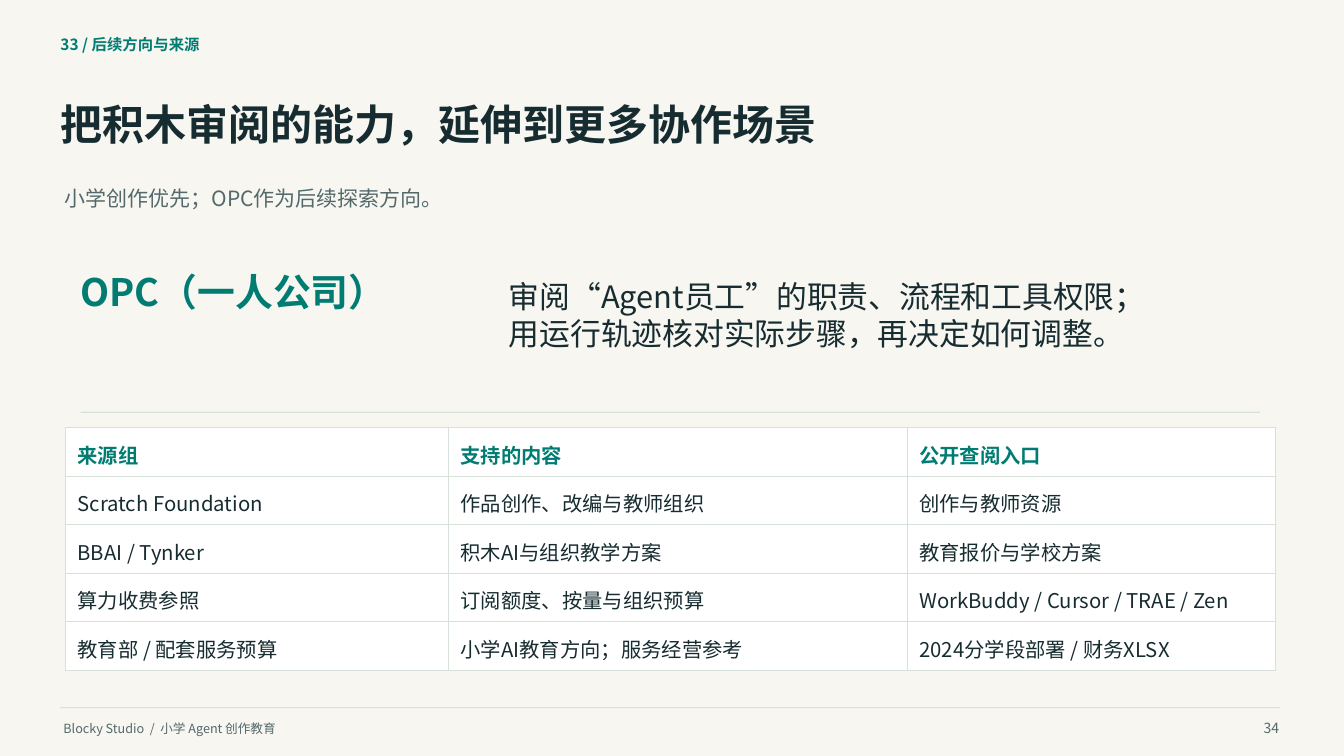
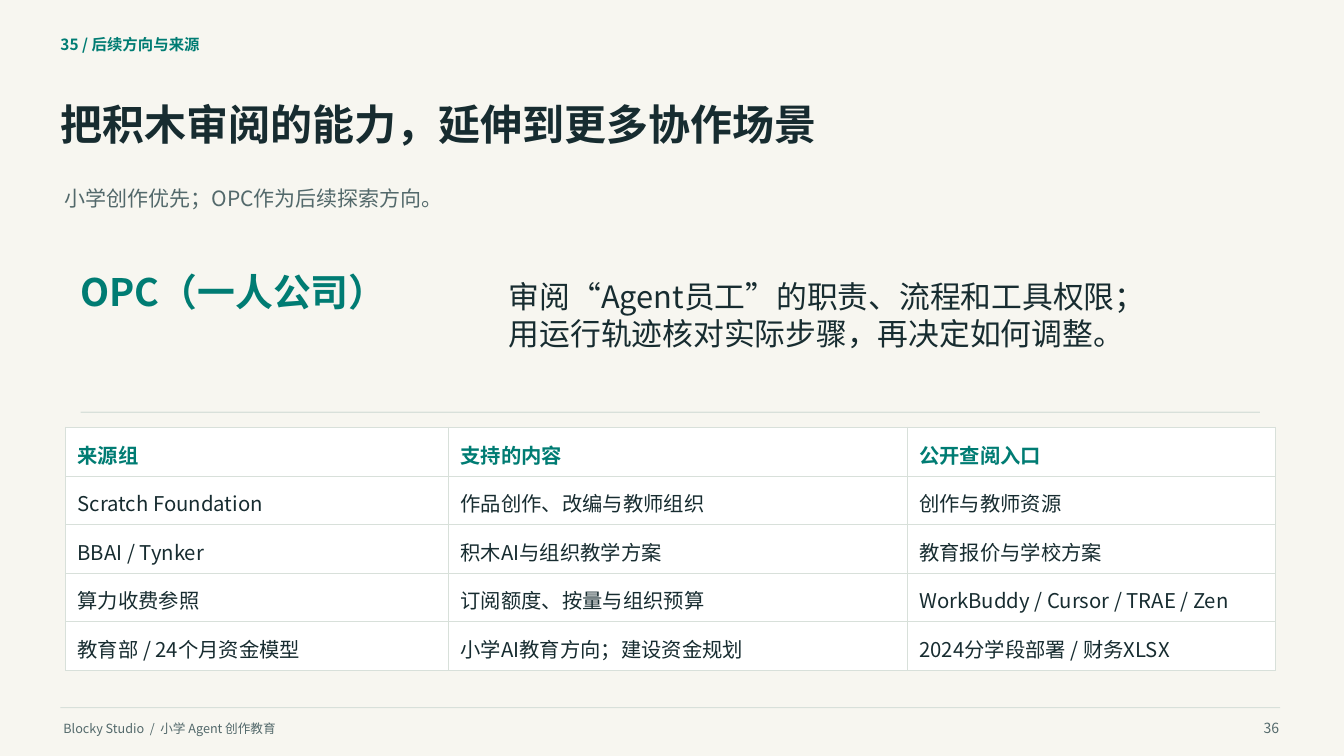
Before and after one commit to q2955161835-debug/Blocky-AI, a slide deck: slide 36 of doc/交付/2026-10-03-答辩与商业计划书/Blocky-Studio-小学Agent创作教育-2026-10-03.pptx (slide 34 before the commit). Drawn at 1344x756 pixels with LibreOffice and Linux fonts; fonts in the diff are those of the drawing. Boxes give left, top, right and bottom in pixels: in the first picture for what was removed or moved away, otherwise in the second. Text is boxed around its words. In the diff, an @@ line names an element or a change of style, - is before the commit and + after.

```diff
--- a/doc/交付/2026-10-03-答辩与商业计划书/Blocky-Studio-小学Agent创作教育-2026-10-03.pptx
+++ b/doc/交付/2026-10-03-答辩与商业计划书/Blocky-Studio-小学Agent创作教育-2026-10-03.pptx
@@ text at box(60, 37, 200, 52): text changed @@
-33 / 后续方向与来源
+35 / 后续方向与来源
@@ table at box(66, 427, 1275, 664) @@
-row 5, column 1: 教育部 / 配套服务预算
+row 5, column 1: 教育部 / 24个月资金模型
-row 5, column 2: 小学AI教育方向；服务经营参考
+row 5, column 2: 小学AI教育方向；建设资金规划
@@ text at box(1264, 722, 1280, 733): text changed @@
-34
+36
```
Also in this commit, not shown: 3 other slides changed, 4 slides added, 2 slides removed, 40 other files.
